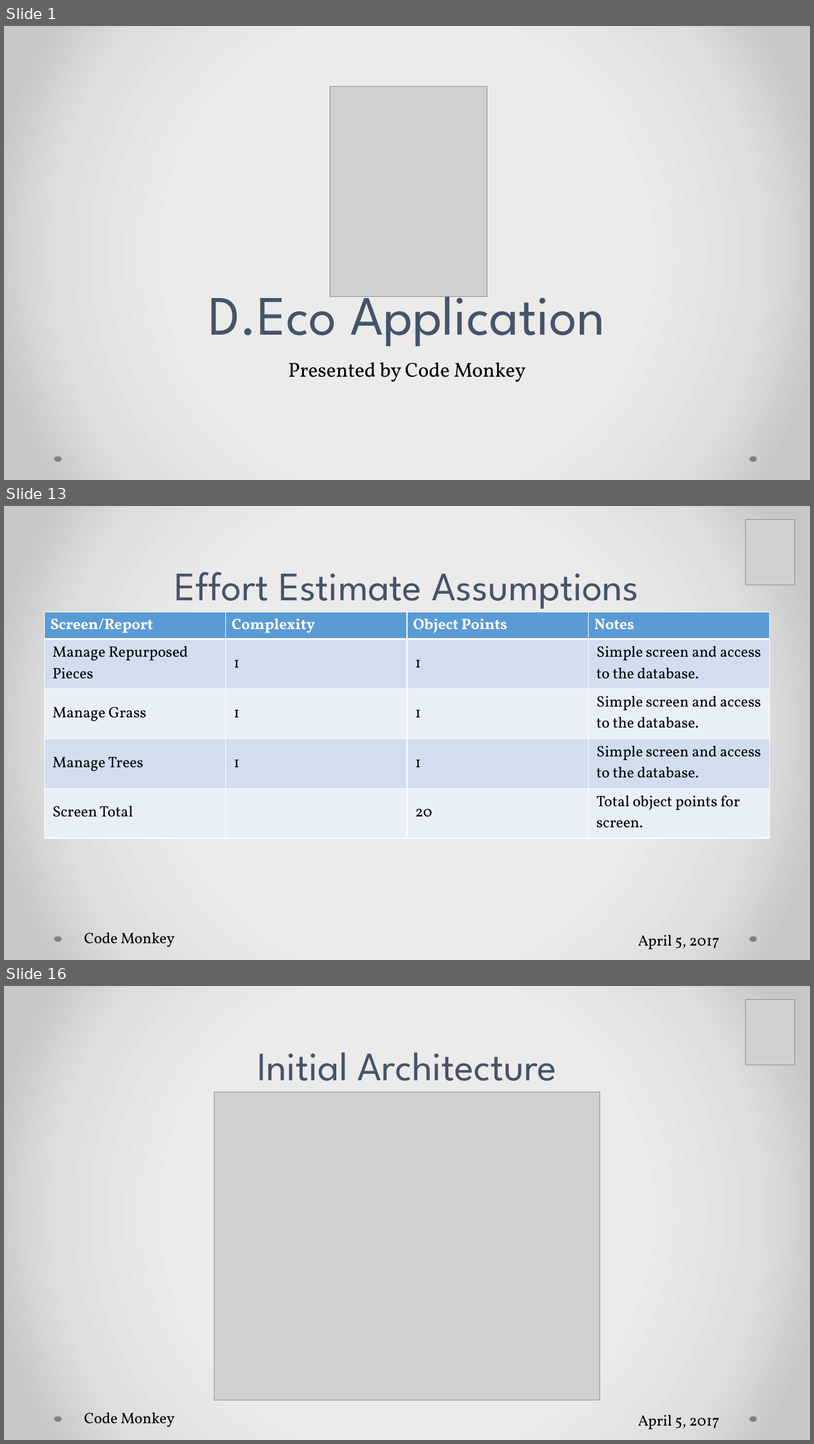
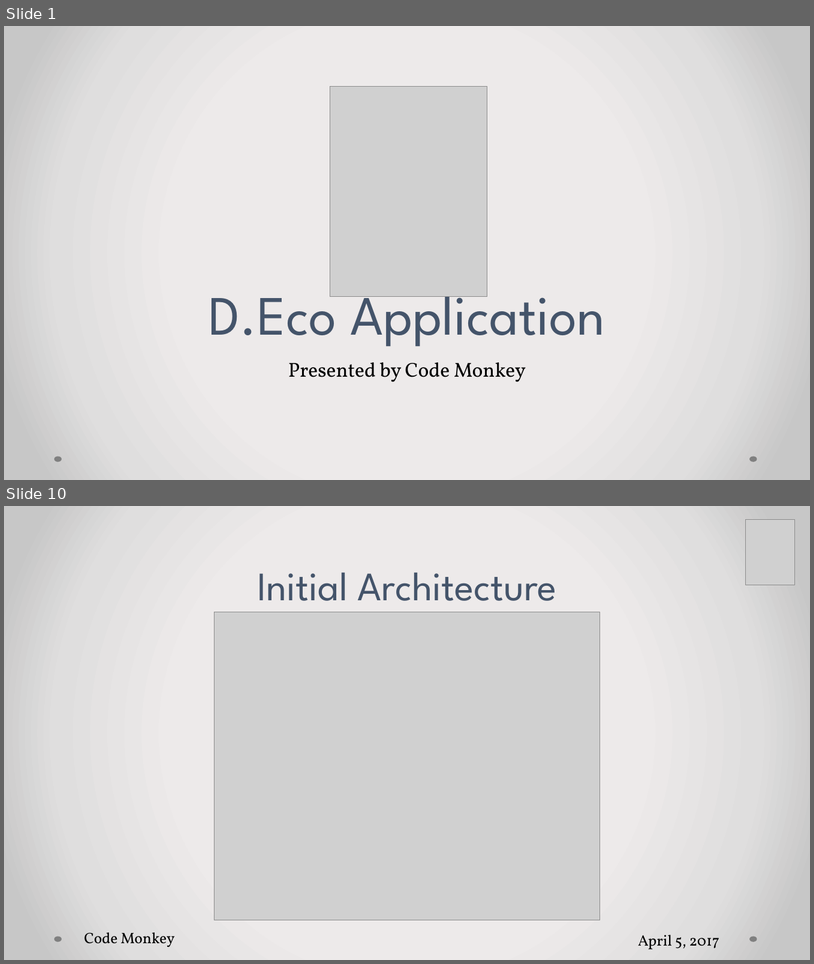
Before and after one commit to falsabhan/D.Eco, a slide deck: Sprint1Presentation.pptx. Shown one above the other, each under a label of ours: slides 1, 13 and 16 before the commit, slides 1 and 10 after it; the slides between them are not shown. The pictures are 814x1444 and 814x964 pixels, drawn with LibreOffice and Linux fonts; fonts in the diff are those of the drawing; grey boxes stand for pictures. Boxes give left, top, right and bottom in pixels: in the first picture for what was removed or moved away, otherwise in the second. Text is boxed around its words. In the diff, an @@ line names an element or a change of style, - is before the commit and + after.

```diff
--- a/Sprint1Presentation.pptx
+++ b/Sprint1Presentation.pptx
@@ slide 13 removed at [4,506,810,960], background gradient #EDEBEB to #E0DEDE to #C9C7C7; not listed: 2 template elements that a slide beside it also shows @@
@@ picture removed at [746,520,795,585] @@
@@ title removed at [175,572,639,609] @@
-Effort Estimate Assumptions
@@ table removed at [45,612,770,830], 5 rows, 4 columns @@
-Screen/Report | Complexity | Object Points | Notes
-Manage Repurposed Pieces | 1 | 1 | Simple screen and access to the database.
-Manage Grass | 1 | 1 | Simple screen and access to the database.
-Manage Trees | 1 | 1 | Simple screen and access to the database.
-Screen Total |  | 20 | Total object points for screen.
@@ text removed at [84,932,175,947] @@
-Code Monkey
@@ text removed at [638,934,720,949] @@
-April 5, 2017
@@ what was slide 16 is now slide 10 @@
```
Also in this commit, not shown: 8 slides changed, 5 other slides removed, 2 other files.
